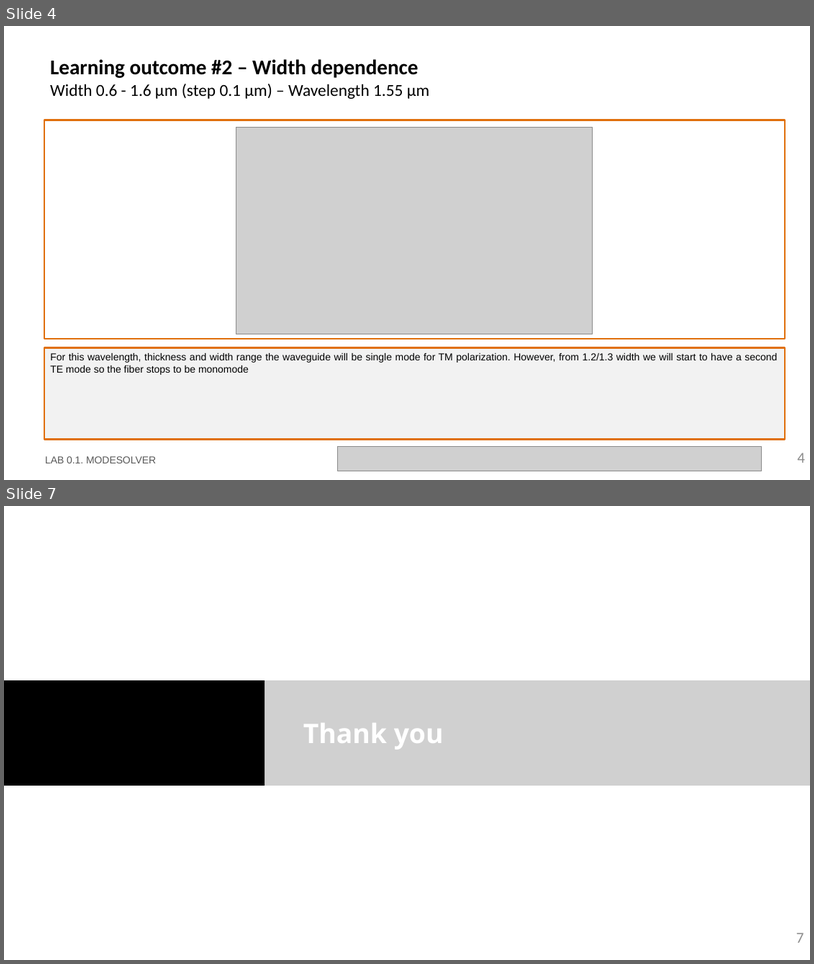
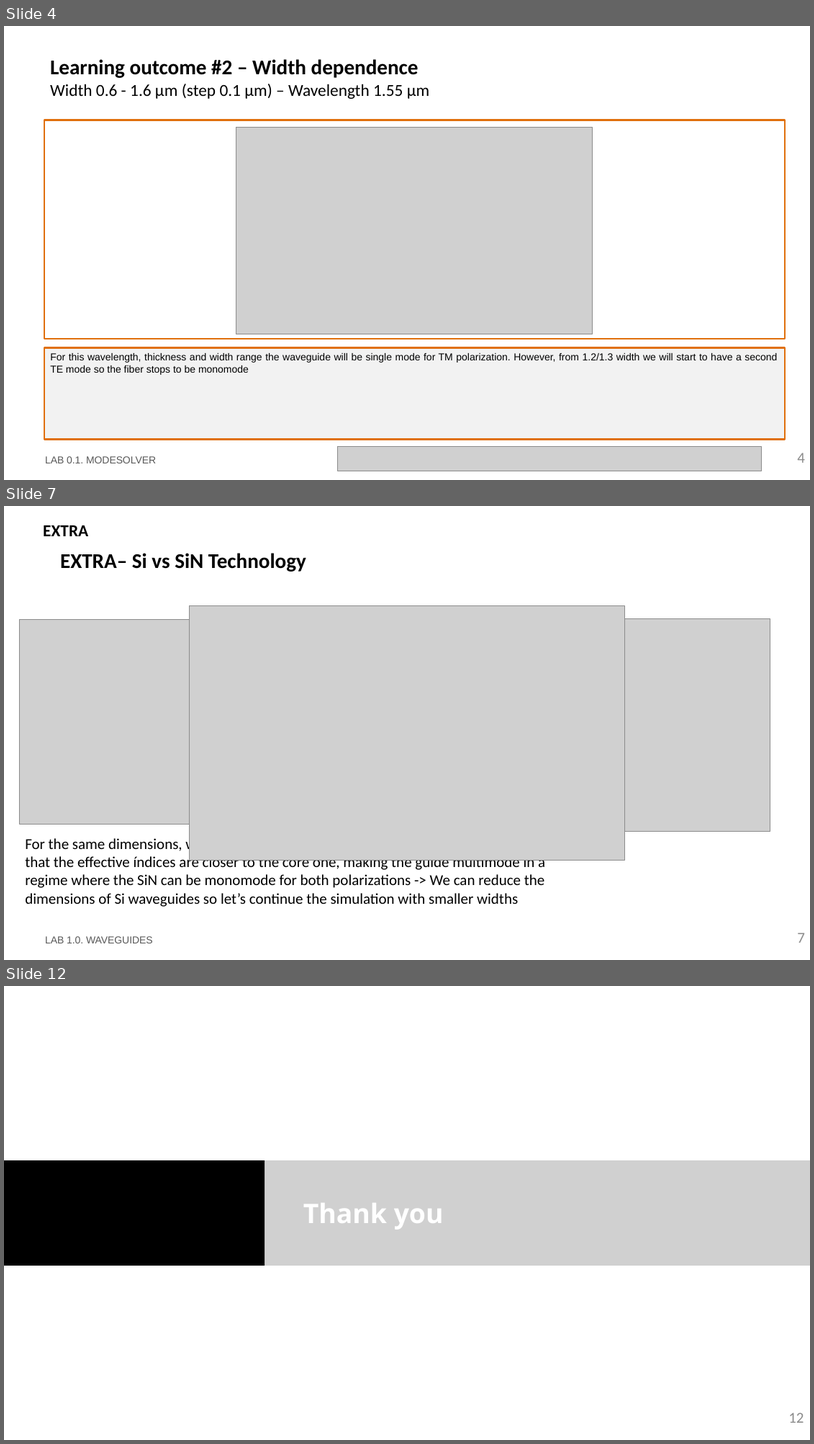
Before and after one commit to DBAEASE/pic-upv-lab1, a slide deck: LabBook_10.pptx. Shown one above the other, each under a label of ours: slides 4 and 7 before the commit, slides 4, 7 and 12 after it; the slides between them are not shown. The pictures are 814x964 and 814x1444 pixels, drawn with LibreOffice and Linux fonts; fonts in the diff are those of the drawing; grey boxes stand for pictures; background and template pictures are left out. Boxes give left, top, right and bottom in pixels: in the first picture for what was removed or moved away, otherwise in the second. Text is boxed around its words. In the diff, an @@ line names an element or a change of style, - is before the commit and + after.

```diff
--- a/LabBook_10.pptx
+++ b/LabBook_10.pptx
@@ slide 7 added at (x1=4, y1=506, x2=810, y2=960), background #FFFFFF @@
@@ title added at (x1=43, y1=525, x2=88, y2=536), 20 pt, text #000000, bold @@
+EXTRA
@@ text added at (x1=60, y1=553, x2=306, y2=572), 25 pt, text #000000, bold @@
+EXTRA– Si vs SiN Technology
@@ picture added at (x1=190, y1=606, x2=625, y2=860) @@
@@ picture added at (x1=19, y1=619, x2=371, y2=824) @@
@@ picture added at (x1=407, y1=618, x2=771, y2=831) @@
@@ text added at (x1=25, y1=836, x2=545, y2=906), 18 pt, text #000000 @@
+For the same dimensions, we see how the Si technology offers more confinement due that the effective índices are closer to the core one, making the guide multimode in a regime where the SiN can be monomode for both polarizations -> We can reduce the dimensions of Si waveguides so let’s continue the simulation with smaller widths
@@ text added at (x1=45, y1=936, x2=153, y2=943), 12 pt, text #585858 @@
+LAB 1.0. WAVEGUIDES
@@ page number added at (x1=797, y1=932, x2=805, y2=942), 18 pt, text #8C8C8C @@
+7
@@ what was slide 7 is now slide 12 @@
@@ page number at (x1=789, y1=1412, x2=804, y2=1422): text changed @@
-7
+12
```
Also in this commit, not shown: 2 slides changed, 4 other slides added.
